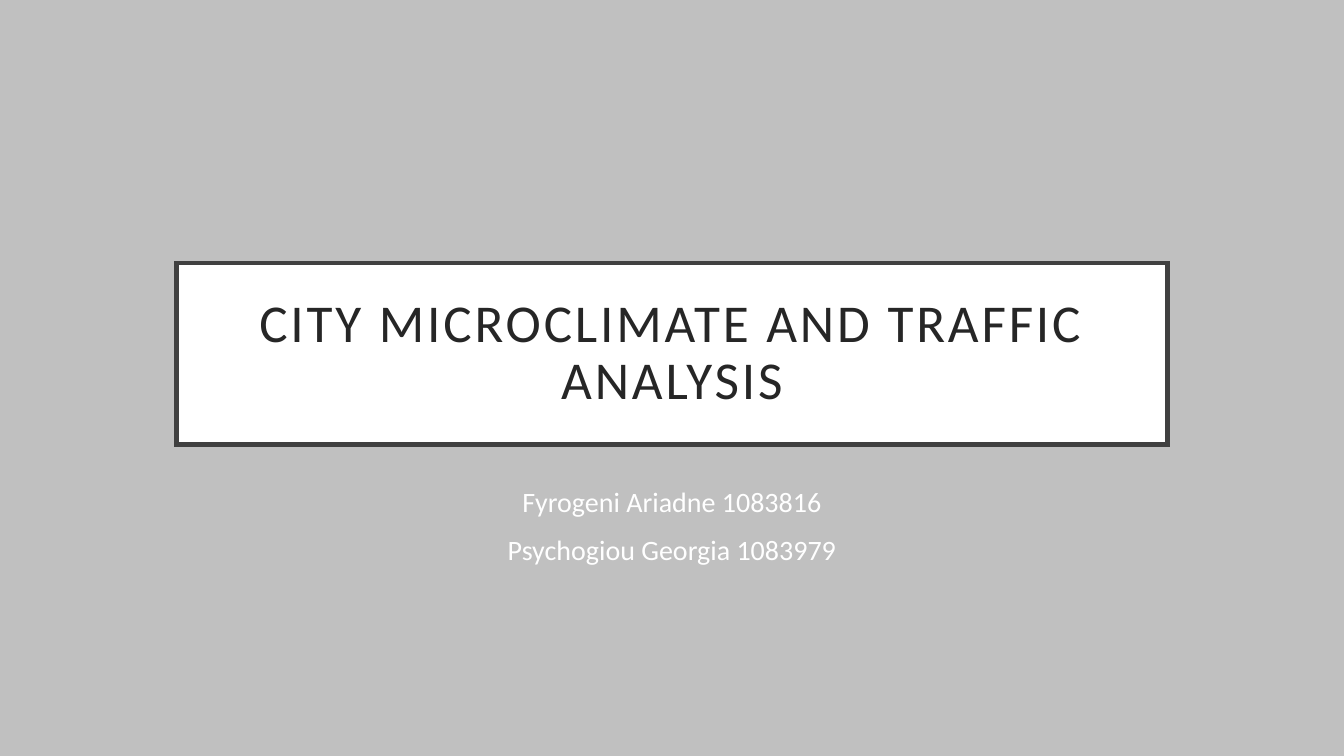
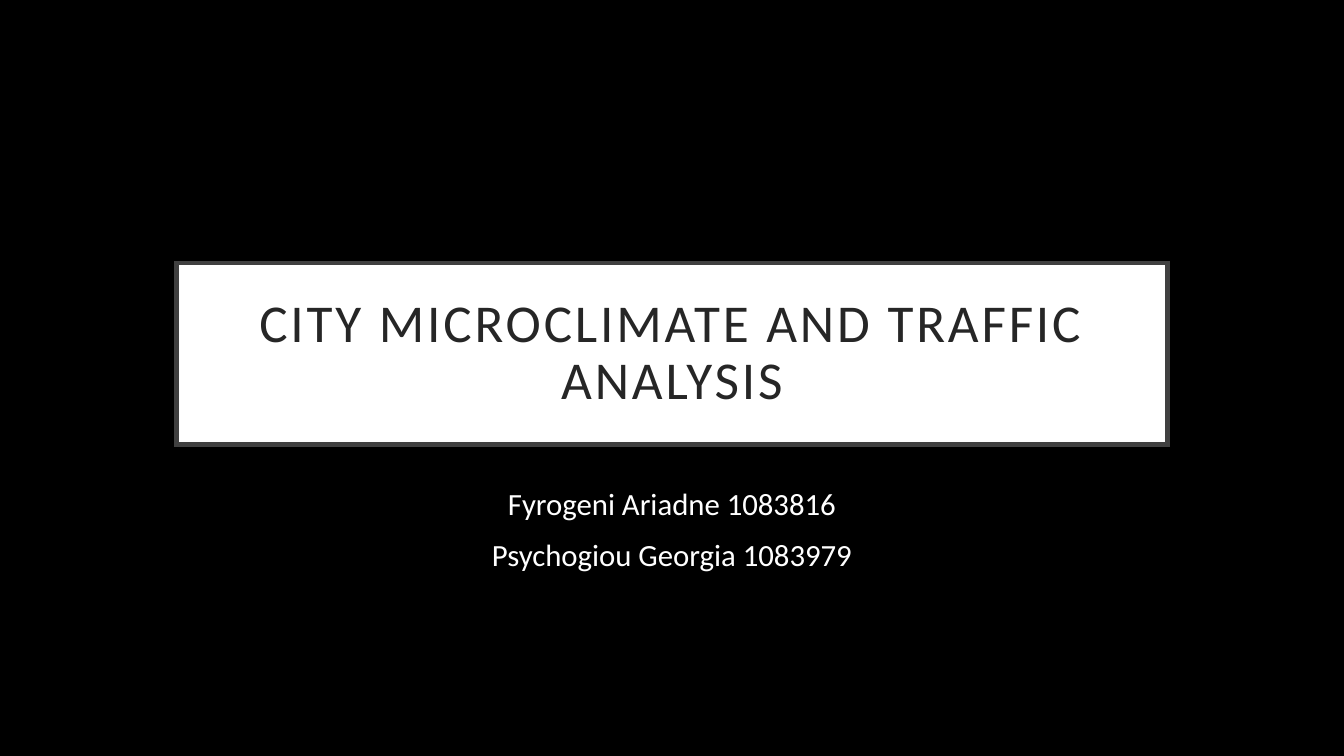
Before and after one commit to georgiaps/IoT_Project, a slide deck: slide 1 of presentations/City Microclimate and Traffic Analysis__v2.pptx. Drawn at 1344x756 pixels with LibreOffice and Linux fonts; fonts in the diff are those of the drawing; background and template pictures are left out. Boxes give left, top, right and bottom in pixels: in the first picture for what was removed or moved away, otherwise in the second. Text is boxed around its words. In the diff, an @@ line names an element or a change of style, - is before the commit and + after.

```diff
--- a/presentations/City Microclimate and Traffic Analysis__v2.pptx
+++ b/presentations/City Microclimate and Traffic Analysis__v2.pptx
@@ background #E97132 to picture (left out) @@
@@ rectangle removed at (0,0,1344,756) @@
@@ subtitle "Fyrogeni Ariadne 1083816" at (492,493,852,572): size 20 to 22 pt @@
```
Also in this commit, not shown: 5 other slides changed, 3 slides added, 1 slide removed.
